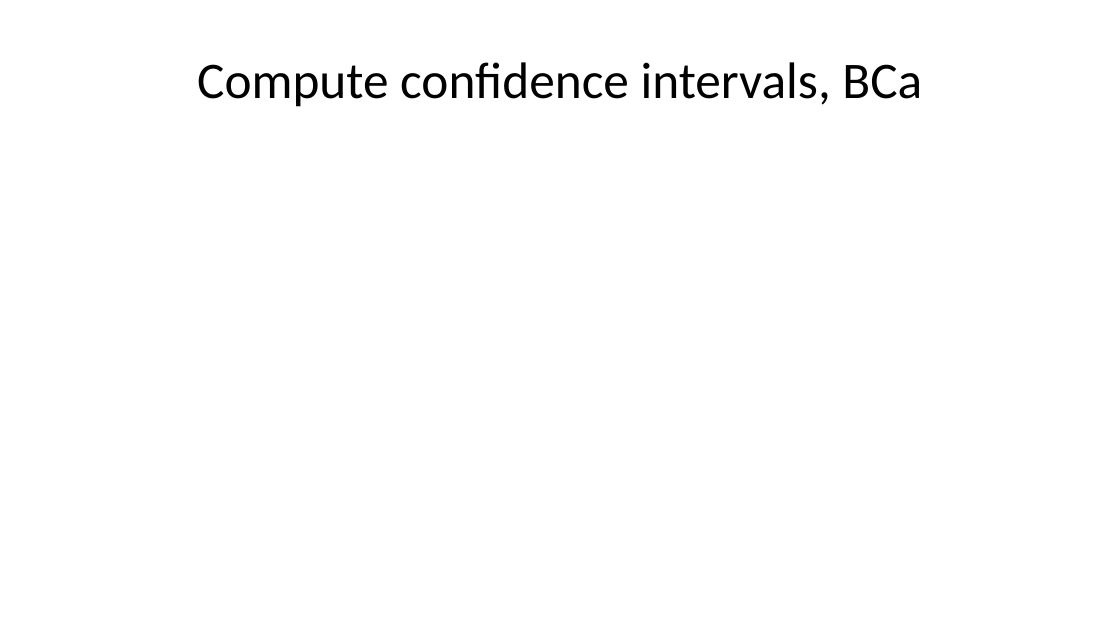
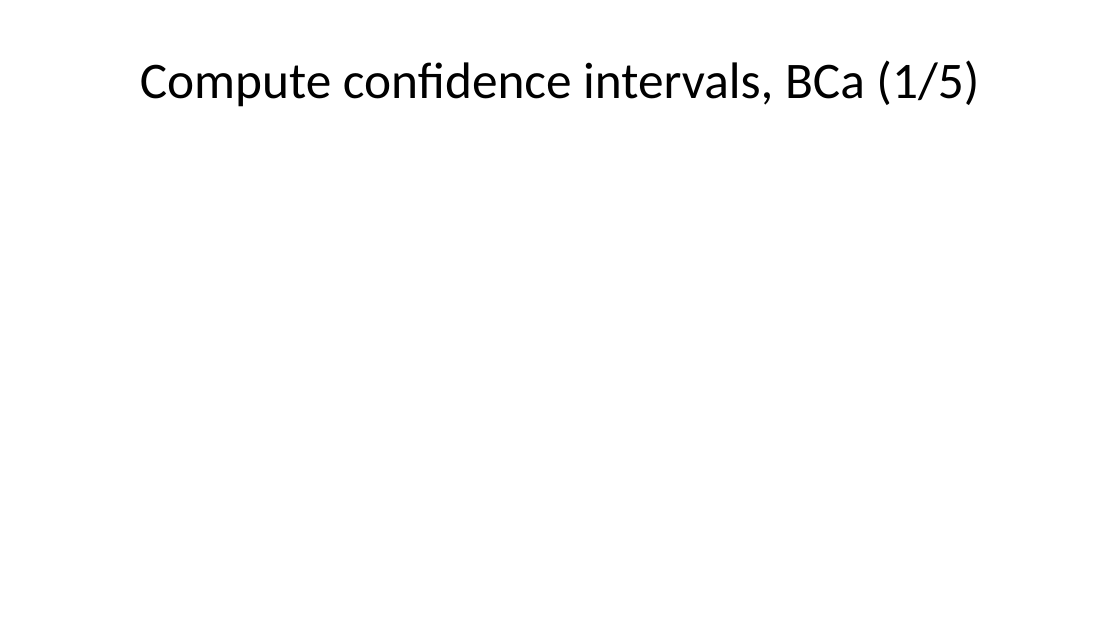
Before and after one commit to pmean/papers-and-presentations, a slide deck: slide 35 of bootstrap/src/bootstrap-slides.pptx (slide 29 before the commit). Drawn at 1120x630 pixels with LibreOffice and Linux fonts; fonts in the diff are those of the drawing. Boxes give left, top, right and bottom in pixels: in the first picture for what was removed or moved away, otherwise in the second. Text is boxed around its words. In the diff, an @@ line names an element or a change of style, - is before the commit and + after.

```diff
--- a/bootstrap/src/bootstrap-slides.pptx
+++ b/bootstrap/src/bootstrap-slides.pptx
@@ title at box(140, 60, 979, 107): text changed @@
-Compute confidence intervals, BCa
+Compute confidence intervals, BCa (1/5)
```
Also in this commit, not shown: 12 other slides changed, 7 slides added, 7 other files.
